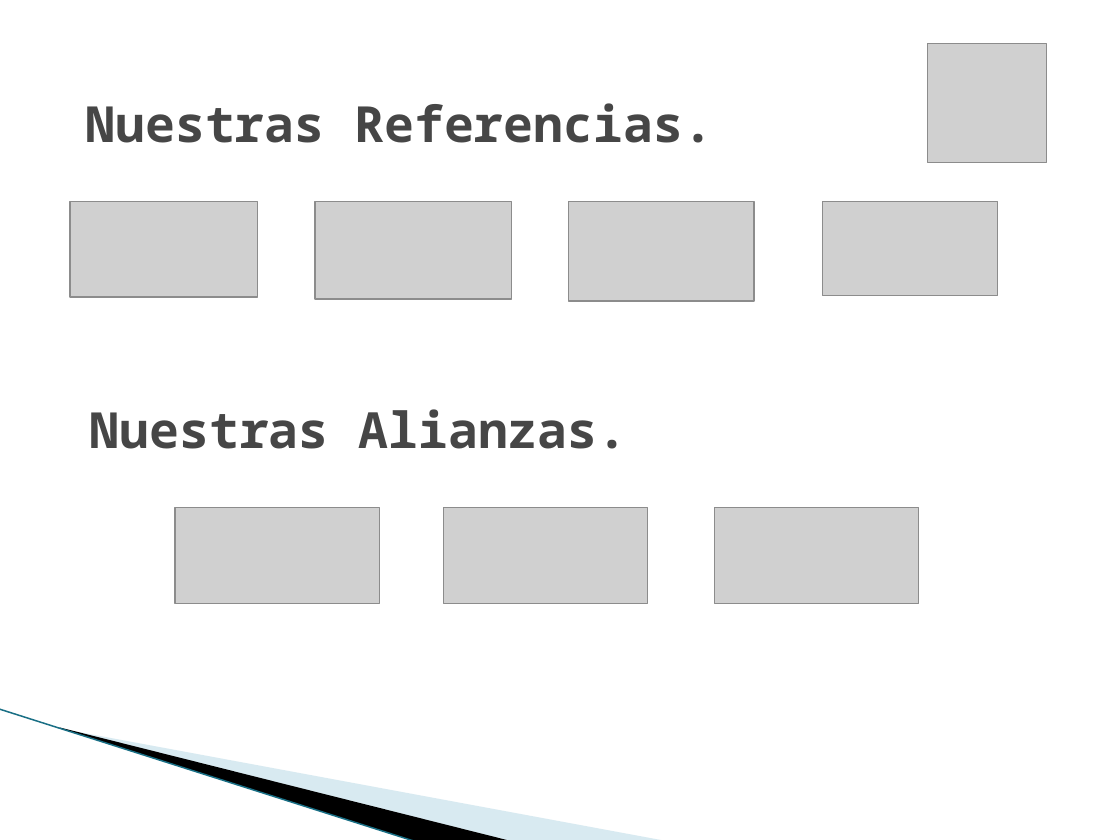
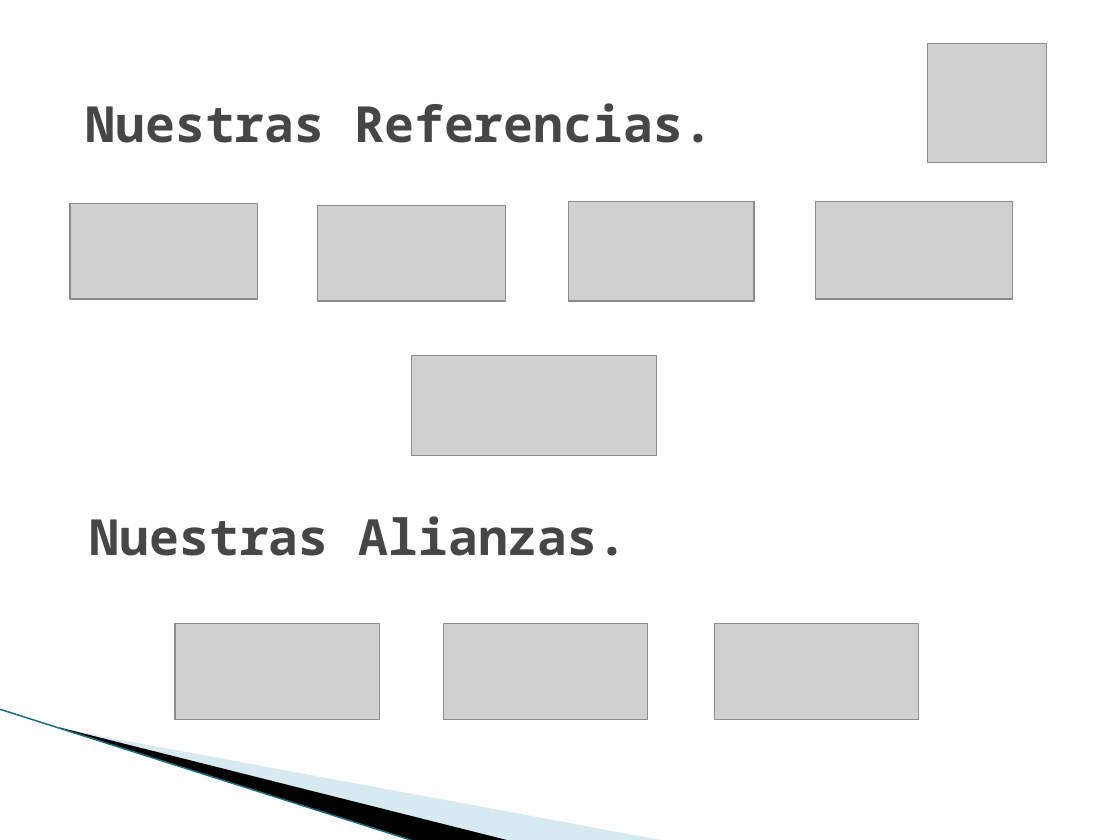
Before and after one commit to vicky1404/rev-ii, a slide deck: slide 5 of docs/comercial/brochure.pptx. Drawn at 1120x840 pixels with LibreOffice and Linux fonts; fonts in the diff are those of the drawing; grey boxes stand for pictures; background and template pictures are left out. Boxes give left, top, right and bottom in pixels: in the first picture for what was removed or moved away, otherwise in the second. Text is boxed around its words. In the diff, an @@ line names an element or a change of style, - is before the commit and + after.

```diff
--- a/docs/comercial/brochure.pptx
+++ b/docs/comercial/brochure.pptx
@@ picture: place and size @@
-picture at bbox=[315, 202, 511, 299]
+picture at bbox=[318, 205, 505, 300]
@@ picture: place and size @@
-picture at bbox=[822, 202, 997, 297]
+picture at bbox=[815, 202, 1012, 299]
@@ picture added at bbox=[411, 356, 656, 456] @@
@@ title "Nuestras Alianzas.": place and size @@
-title "Nuestras Alianzas." at bbox=[90, 409, 628, 449]
+title "Nuestras Alianzas." at bbox=[90, 516, 628, 556]
@@ 3 pictures: place and size @@
-3 pictures at bbox=[175, 507, 918, 604]
+3 pictures at bbox=[175, 624, 918, 720]
```
Also in this commit, not shown: 8 other slides changed.
